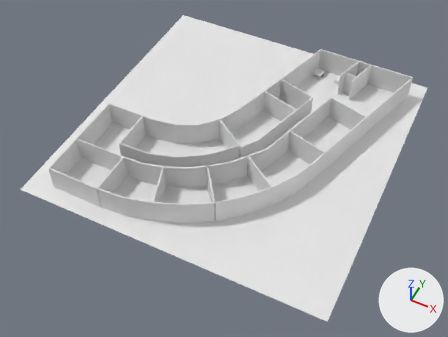
The Blender file School game - kopie/school_gebouw.blend: old version first, new version second.
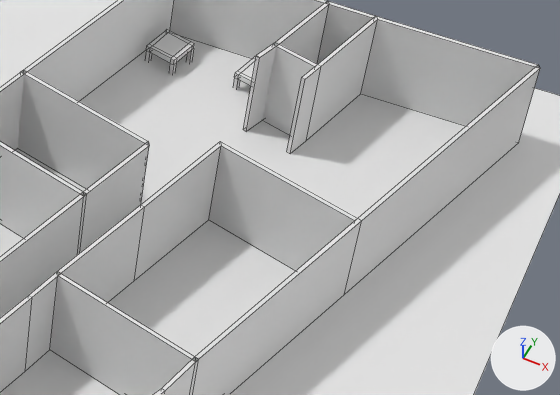
The first picture shows the older version from a 50 mm lens placed at (28.1, -32.9, 33.9), pointed at (14.0, -4.8, -1.2). The close-ups show both versions on the part from 61% to 93% of the width and 18% to 48% of the height of that picture. The lights are fixed; the arrows at lower right show +X, +Y and +Z. The close-ups show mesh edges as thin lines.
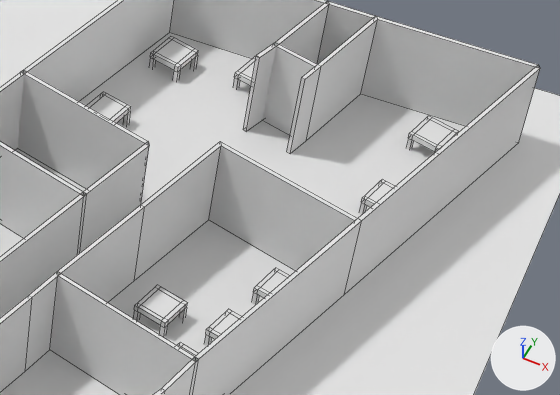
Boxes (x1, y1, x2, y2) around the edits, measured in the close-ups (560 x 395 px; the box of a moved part takes in the faces that stretch with it):
part 1 of me_plane_001, added
    after: (86, 92, 131, 124)
part 2 of me_plane_001, added
    after: (359, 179, 395, 215)
part 3 of me_plane_001, added
    after: (406, 116, 459, 153)
part 4 of me_plane_001, added
    after: (251, 268, 290, 304)
part 5 of me_plane_001, added
    after: (204, 309, 242, 346)
part 6 of me_plane_001, added
    after: (133, 285, 188, 337)
part 7 of me_plane_001, added
    after: (177, 342, 198, 357)
part 8 of me_plane_001, moved or reshaped
    before: (145, 30, 194, 75)
    after: (149, 36, 198, 82)

The change in detail:
me_plane_001 is used by ob_plane; location (0.0, 0.0, 0.0).
me_plane_001 had 396 vertices, 368 faces and spanned x 4.5..24.4, y -12.8..8.1, z -0.2..2.0.
me_plane_001 now has 732 vertices, 690 faces and spans x 4.5..24.4, y -12.8..8.1, z -0.2..2.0.
me_plane_001 part 1: the loose piece of 48 vertices spanning x 16.5..17.4, y 6.7..7.6, z -0.2..0.4 is copied, and the copy is moved by (-0.5, -2.5, 0.0); it spans x 16.0..16.9, y 4.2..5.1, z -0.2..0.4.
me_plane_001 part 2: the loose piece of 48 vertices spanning x 18.5..19.4, y 6.7..7.6, z -0.2..0.4 is copied, and the copy is moved by (3.6, -2.5, 0.0); it spans x 22.1..23.0, y 4.2..5.1, z -0.2..0.4.
me_plane_001 part 3: the loose piece of 48 vertices spanning x 18.5..19.4, y 6.7..7.6, z -0.2..0.4 is copied, and the copy is moved by (3.9, -0.2, 0.0); it spans x 22.4..23.2, y 6.5..7.4, z -0.2..0.4.
me_plane_001 part 4: the loose piece of 48 vertices spanning x 18.5..19.4, y 6.7..7.6, z -0.2..0.4 is copied, and the copy is moved by (2.5, -5.9, 0.0); it spans x 21.0..21.9, y 0.8..1.7, z -0.2..0.4.
me_plane_001 part 5: the loose piece of 48 vertices spanning x 18.5..19.4, y 6.7..7.6, z -0.2..0.4 is copied, and the copy is moved by (2.1, -7.4, 0.0); it spans x 20.6..21.5, y -0.7..0.2, z -0.2..0.4.
me_plane_001 part 6: the loose piece of 48 vertices spanning x 18.5..19.4, y 6.7..7.6, z -0.2..0.4 is copied, and the copy is moved by (0.6, -7.4, 0.0); it spans x 19.1..20.0, y -0.7..0.2, z -0.2..0.4.
me_plane_001 part 7: the loose piece of 48 vertices spanning x 18.5..19.4, y 6.7..7.6, z -0.2..0.4 is copied, and the copy is moved by (1.6, -8.7, 0.0); it spans x 20.0..20.9, y -2.0..-1.1, z -0.2..0.4.
Part 8, on me_plane_001:
23 vertices in x 16.5..17.4, y 6.7..7.6, z -0.2..0.4 move by (0.1, -0.2, 0.0).
20 vertices in x 16.5..17.3, y 6.8..7.6, z -0.2..0.4 move by (0.2, -0.2, 0.0).
3 vertices in x 17.2, y 7.3, z -0.2..0.4 move by (0.2, -0.1, 0.0).
2 vertices move from x 16.6, y 6.9, z 0.3..0.4 to x 16.7, y 6.8, z 0.3..0.4.
